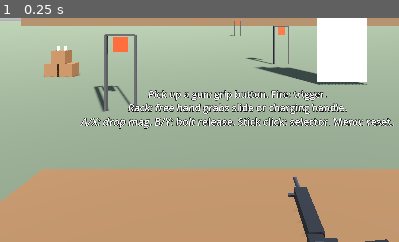
Above: before the commit, frame 1.
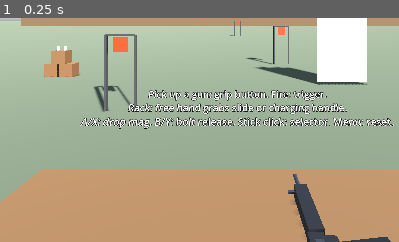
Above: after the commit, the same moment.

Repository: positive-vibezz1/VRphysicsprototypegodot
Game: Godot game, scene res://sandbox/range.tscn
The game is run twice, just before and just after one commit, with the same random seed, the same clock (stepped at 60 frames per second) and the same inputs.
Inputs:
- Up to frame 1 (0.25 s): no input
The pictures show only the part of the screen within x 20-70%, y 50-100%; the shares and areas given below are measured in that part.

The runs differ from the first frame. In frame 1, 0.5% of the frame differs, in the area x 72-98%, y 69-100%.

Commit message:
Add burst and give each gun its own recoil cues
The selector steps through semi, burst, auto and safe on B/Y and shows on
the gun. Haptics, sound and muzzle flash now follow the simulated shot and
the bolt hitting its stops.

Also fix the bolt being thrown past its stop at rest, which could leave it
out of battery and turn a trigger pull into a click.

Co-Authored-By: Claude Opus 5.5 (1M context) <noreply@anthropic.com>

Diff:
--- a/ballistics/ballistics.gd
+++ b/ballistics/ballistics.gd
@@ -86,8 +86,10 @@
 		hole.visible = true
 
 
-func play_shot(position: Vector3, impulse: float) -> void:
-	_play(_bang, position, clampf(impulse / 6.0, 0.3, 1.0))
+## Louder with recoil and sharper with muzzle pressure: 5.56 cracks, 9 mm thumps.
+func play_shot(position: Vector3, shot: GasSim.Shot) -> void:
+	var pitch := clampf(sqrt(shot.muzzle_pressure / 6.0e7), 0.6, 1.5)
+	_play(_bang, position, clampf(shot.breech_impulse / 6.5, 0.3, 1.0), pitch)
 
 
 func play_click(position: Vector3) -> void:
@@ -104,12 +106,13 @@
 		hole.visible = false
 
 
-func _play(stream: AudioStream, position: Vector3, volume: float) -> void:
+func _play(stream: AudioStream, position: Vector3, volume: float, pitch := 1.0) -> void:
 	var sound := _sounds[_next_sound]
 	_next_sound = (_next_sound + 1) % SOUND_COUNT
 	sound.stream = stream
 	sound.global_position = position
 	sound.volume_db = linear_to_db(volume)
+	sound.pitch_scale = pitch
 	sound.play()
 
 
--- a/tests/test_fire_control.gd
+++ b/tests/test_fire_control.gd
@@ -89,7 +89,6 @@
 
 
 func test_auto_fires_when_the_bolt_returns() -> void:
-	_fc.has_auto = true
 	_fc.selector = FireControl.Selector.AUTO
 	_fc.cock_now()
 	_run(2, 45.0)
@@ -97,6 +96,36 @@
 	assert_eq(_fc.hammer_state, FireControl.Hammer.AUTO_SEAR)
 	assert_eq(_fc.tick(DT, 45.0, 0.02, false), -1.0, "bolt still out of battery")
 	assert_gt(_run(2, 45.0), 0.0, "fires in battery")
+
+
+func test_burst_stops_after_its_count_until_the_trigger_resets() -> void:
+	_fc.selector = FireControl.Selector.BURST
+	_fc.cock_now()
+	var strikes := 0
+	# The bolt cycles between shots with the trigger held all the way through.
+	for shot: int in 6:
+		if _run(2, 45.0) > 0.0:
+			strikes += 1
+		_fc.tick(DT, 45.0, _fc.cock_travel, false)
+	assert_eq(strikes, _fc.burst_count)
+	assert_eq(_fc.hammer_state, FireControl.Hammer.DISCONNECTOR)
+	_run(1, 0.0)
+	assert_eq(_fc.hammer_state, FireControl.Hammer.SEAR, "reset")
+	assert_gt(_run(2, 45.0), 0.0, "next pull starts a new burst")
+
+
+func test_selector_steps_through_its_modes() -> void:
+	_fc.selector_modes = [
+		FireControl.Selector.SEMI, FireControl.Selector.BURST, FireControl.Selector.AUTO, FireControl.Selector.SAFE
+	]
+	_fc.cycle_selector()
+	assert_eq(_fc.selector, FireControl.Selector.BURST)
+	_fc.cycle_selector()
+	assert_eq(_fc.selector, FireControl.Selector.AUTO)
+	_fc.cycle_selector()
+	assert_eq(_fc.selector, FireControl.Selector.SAFE)
+	_fc.cycle_selector()
+	assert_eq(_fc.selector, FireControl.Selector.SEMI)
 
 
 func test_out_of_battery_does_not_strike() -> void:
--- a/tests/test_gun_cycle.gd
+++ b/tests/test_gun_cycle.gd
@@ -13,6 +13,12 @@
 var _hand: PhysicsHand
 var _watched: Gun
 var _furthest := 0.0
+
+
+## A dud stops a gun until it is racked, which would fail these tests at random. test_fire_control covers duds.
+func before_all() -> void:
+	(load("res://weapons/parts/cartridge_9x19.tres") as CartridgeSpec).dud_chance = 0.0
+	(load("res://weapons/parts/cartridge_556x45.tres") as CartridgeSpec).dud_chance = 0.0
 
 
 func before_each() -> void:
@@ -116,6 +122,20 @@
 	assert_eq(gun.fire_control.hammer_state, FireControl.Hammer.SEAR, "hammer recocked")
 
 
+func test_slide_does_not_twitch_after_a_shot() -> void:
+	var gun := await _spawn_held(PISTOL_SCENE)
+	await wait_physics_frames(3)
+	_trigger(gun, true)
+	await wait_physics_frames(2)
+	_trigger(gun, false)
+	await wait_physics_frames(25)
+	var furthest_forward := 0.0
+	for i: int in 180:
+		await wait_physics_frames(1)
+		furthest_forward = minf(furthest_forward, _travel(gun))
+	assert_gt(furthest_forward, -0.003, "the spring never throws it past the stop at rest")
+
+
 func test_pistol_momentum_goes_where_the_gas_says() -> void:
 	var gun := _spawn(PISTOL_SCENE)
 	await wait_physics_frames(3)
@@ -166,6 +186,48 @@
 	# One second of fire. An M4 cycles about 700 to 950 rounds a minute, 12 to 16 a second.
 	assert_between(_shots.size(), 9, 18, "shots per second")
 	assert_between(gun.mag_well.magazine.count, start - _shots.size(), start - _shots.size() + 1, "one fed per shot")
+
+
+func test_ar_burst_fires_three_per_pull() -> void:
+	var gun := await _spawn_held(AR_SCENE)
+	gun.fire_control.selector = FireControl.Selector.BURST
+	await wait_physics_frames(3)
+	_trigger(gun, true)
+	await wait_physics_frames(60)
+	assert_eq(_shots.size(), 3, "three on a held trigger")
+	_trigger(gun, false)
+	await wait_physics_frames(3)
+	_trigger(gun, true)
+	await wait_physics_frames(60)
+	assert_eq(_shots.size(), 6, "three more after a reset")
+
+
+func test_b_button_moves_the_selector_unless_the_bolt_is_locked() -> void:
+	var gun := await _spawn_held(AR_SCENE)
+	var label: Label3D = gun.frame.get_node("SelectorLabel")
+	assert_eq(label.text, "SEMI")
+	gun.press_bolt_button()
+	assert_eq(gun.fire_control.selector, FireControl.Selector.BURST)
+	assert_eq(label.text, "BURST", "the gun shows what it is set to")
+	gun.catch_engaged = true
+	gun.press_bolt_button()
+	assert_eq(gun.fire_control.selector, FireControl.Selector.BURST, "locked bolt: the button releases it")
+	assert_false(gun.catch_engaged)
+
+
+func test_pistol_has_no_selector_to_change() -> void:
+	var gun := await _spawn_held(PISTOL_SCENE)
+	gun.press_bolt_button()
+	assert_eq(gun.fire_control.selector, FireControl.Selector.SEMI)
+
+
+func test_a_shot_reports_the_bolt_hitting_its_stops() -> void:
+	var gun := await _spawn_held(AR_SCENE)
+	watch_signals(gun)
+	await wait_physics_frames(3)
+	_trigger(gun, true)
+	await wait_physics_frames(30)
+	assert_signal_emitted(gun, "bolt_stopped")
 
 
 func test_magazine_runs_dry_and_the_bolt_locks_back() -> void:
@@ -284,4 +346,4 @@
 	await wait_physics_frames(30)
 	var offset := gun.bolt.global_position - gun.frame.global_position
 	assert_lt(offset.length(), 0.3, "parts did not fly apart")
-	assert_gt(_shots.size(), 10)
+	assert_gt(_shots.size(), 8)
--- a/weapons/ar/ar.tscn
+++ b/weapons/ar/ar.tscn
@@ -91,10 +91,20 @@
 [sub_resource type="SphereShape3D" id="well_shape"]
 radius = 0.06
 
+[sub_resource type="SphereMesh" id="flash_mesh"]
+radial_segments = 8
+rings = 4
+
+[sub_resource type="StandardMaterial3D" id="flash_material"]
+shading_mode = 0
+albedo_color = Color(1, 0.75, 0.3, 1)
+
 [node name="AR" type="Node3D" node_paths=PackedStringArray("start_magazine")]
 script = ExtResource("1")
 cartridge = ExtResource("2")
 start_magazine = NodePath("Magazine")
+haptic_duration = 0.07
+haptic_frequency = 80.0
 barrel_length = 0.368
 barrel_mass = 0.0
 gas_port = SubResource("gas_port")
@@ -191,6 +201,19 @@
 
 [node name="Muzzle" type="Marker3D" parent="Frame"]
 transform = Transform3D(1, 0, 0, 0, 1, 0, 0, 0, 1, 0, 0.055, -0.528)
+
+[node name="Flash" type="MeshInstance3D" parent="Frame/Muzzle"]
+visible = false
+cast_shadow = 0
+mesh = SubResource("flash_mesh")
+surface_material_override/0 = SubResource("flash_material")
+
+[node name="SelectorLabel" type="Label3D" parent="Frame"]
+transform = Transform3D(1, 0, 0, 0, 1, 0, 0, 0, 1, -0.04, 0.1, 0.03)
+pixel_size = 0.0005
+text = "SEMI"
+font_size = 40
+outline_size = 8
 
 [node name="MagWell" type="Area3D" parent="Frame"]
 transform = Transform3D(1, 0, 0, 0, 0.990268, -0.139173, 0, 0.139173, 0.990268, 0, 0.02, -0.115)
@@ -280,12 +303,13 @@
 angular_limit_y/enabled = false
 angular_limit_z/enabled = false
 
-[node name="FireControl" type="Node" parent="." node_paths=PackedStringArray("trigger_visual", "selector_visual")]
+[node name="FireControl" type="Node" parent="." node_paths=PackedStringArray("trigger_visual", "selector_visual", "selector_label")]
 script = ExtResource("3")
 trigger_visual = NodePath("../Frame/TriggerPivot")
 selector_visual = NodePath("../Frame/SelectorPivot")
+selector_label = NodePath("../Frame/SelectorLabel")
+selector_modes = Array[int]([1, 2, 3, 0])
 break_force = 30.0
-has_auto = true
 hammer_inertia = 5.8e-06
 mainspring_preload = 1.1
 mainspring_rate = 0.5
--- a/weapons/gun.gd
+++ b/weapons/gun.gd
@@ -8,15 +8,24 @@
 
 signal shot_fired(shot: GasSim.Shot, strike_energy: float)
 signal misfired(strike_energy: float)
+## The bolt slammed into a stop, with this impulse in N s.
+signal bolt_stopped(impulse: float)
+## The frame touched something, at this speed in m/s.
+signal surface_hit(speed: float)
 
 enum Chamber { EMPTY, LIVE, SPENT }
 
 ## Bolt counts as locked in battery within this distance of its rest position.
 const BATTERY_TOLERANCE := 0.0015
+## A bolt stop below this is too soft to feel or hear.
+const FELT_STOP_IMPULSE := 0.15
 
 @export var cartridge: CartridgeSpec
 @export var start_chambered := true
 @export var start_magazine: Magazine
+## How a shot comes through the controller: a pistol is a short sharp snap, a rifle a longer deeper shove.
+@export var haptic_duration := 0.03
+@export var haptic_frequency := 180.0
 
 @export_group("Barrel")
 @export var barrel_length := 0.114
@@ -55,6 +64,7 @@
 @onready var muzzle: Node3D = $Frame/Muzzle
 @onready var ejection_port: Node3D = $Bolt/EjectionPort
 @onready var grip: GrabPoint = $Frame/Grip
+@onready var _flash: Node3D = $Frame/Muzzle/Flash
 
 var _rail: Rail
 var _handle_rail: Rail
@@ -62,6 +72,7 @@
 var _rng := RandomNumberGenerator.new()
 var _past_eject := false
 var _past_feed := false
+var _short_of_catch := true
 var _support_points: Array[GrabPoint] = []
 
 
@@ -77,6 +88,9 @@
 				if child is GrabPoint and child != grip:
 					_support_points.append(child)
 					child.enabled = false
+	frame.contact_monitor = true
+	frame.max_contacts_reported = 2
+	frame.body_entered.connect(_on_frame_touched)
 	if start_magazine:
 		mag_well.seat(start_magazine)
 	if start_chambered:
@@ -87,6 +101,7 @@
 func _physics_process(delta: float) -> void:
 	if frame.sleeping and bolt.sleeping:
 		return
+	_flash.visible = false
 	mag_well.tick()
 	_rail.frame_mass = _supported_mass()
 	_rail.update()
@@ -99,12 +114,26 @@
 		_strike(strike)
 
 	_rail.apply(delta)
+	if _rail.last_stop_impulse > FELT_STOP_IMPULSE:
+		bolt_stopped.emit(_rail.last_stop_impulse)
+		Ballistics.pool.play_click(frame.global_position)
 	if _handle_rail:
 		_handle_rail.apply(delta)
 
 
 func release_magazine() -> void:
 	mag_well.release()
+
+
+## The B/Y button: sends a locked back bolt home, otherwise moves the selector.
+func press_bolt_button() -> void:
+	if catch_engaged:
+		release_bolt()
+	elif fire_control.selector_modes.size() > 1:
+		fire_control.cycle_selector()
+	else:
+		return
+	Ballistics.pool.play_click(frame.global_position)
 
 
 func release_bolt() -> void:
@@ -183,10 +212,11 @@
 			_rail.take_energy(feed_work)
 
 	# The follower of an empty magazine lifts the catch into the bolt's path.
-	if magazine and magazine.count == 0 and travel >= catch_travel and _rail.velocity > 0.0:
+	if magazine and magazine.count == 0 and travel >= catch_travel and _short_of_catch:
 		catch_engaged = true
 	elif catch_engaged and travel > catch_travel + 0.003 and not (magazine and magazine.count == 0):
 		catch_engaged = false
+	_short_of_catch = travel < catch_travel
 	_rail.set_front_stop(catch_travel if catch_engaged else 0.0)
 
 
@@ -216,8 +246,15 @@
 		frame.apply_impulse(rear * _shot.breech_impulse * (1.0 - slide_share), bore_offset)
 
 	Ballistics.pool.fire_bullet(cartridge, muzzle.global_position, muzzle_velocity - rear * _shot.muzzle_velocity)
-	Ballistics.pool.play_shot(muzzle.global_position, _shot.breech_impulse)
+	Ballistics.pool.play_shot(muzzle.global_position, _shot)
+	# The muzzle blast grows with the pressure still behind the bullet when it leaves.
+	_flash.visible = true
+	_flash.scale = Vector3.ONE * 0.03 * sqrt(_shot.muzzle_pressure / 3.0e7)
 	shot_fired.emit(_shot, energy)
+
+
+func _on_frame_touched(_body: Node) -> void:
+	surface_hit.emit(frame.linear_velocity.length())
 
 
 func _eject() -> void:
--- a/weapons/parts/fire_control.gd
+++ b/weapons/parts/fire_control.gd
@@ -6,7 +6,7 @@
 ## cross its whole arc in one tick (omega * dt well above 2), so they are integrated here in sub-steps with
 ## the real spring torque, and the pin strike is the elastic collision of the hammer and the pin.
 
-enum Selector { SAFE, SEMI, AUTO }
+enum Selector { SAFE, SEMI, BURST, AUTO }
 enum Hammer { DOWN, SEAR, DISCONNECTOR, AUTO_SEAR, FALLING }
 
 ## 50 us: the hammer falls in about 2 to 4 ms, so about 60 steps per fall.
@@ -15,6 +15,11 @@
 @export var hammer_visual: Node3D
 @export var trigger_visual: Node3D
 @export var selector_visual: Node3D
+@export var selector_label: Label3D
+## Positions the selector steps through, in order.
+@export var selector_modes: Array[Selector] = [Selector.SEMI]
+## Rounds per trigger pull on burst.
+@export var burst_count := 3
 
 @export_group("Trigger")
 ## Finger force below this does not move the trigger.
@@ -27,7 +32,6 @@
 @export var reset_travel := 0.0025
 ## Pull weight at the sear: 25 N is about 5.5 lb.
 @export var break_force := 25.0
-@export var has_auto := false
 
 @export_group("Hammer")
 ## About 20 g at 18 mm from the pivot.
@@ -57,6 +61,12 @@
 ## Energy the bolt spent pushing the hammer back during the last tick.
 var cock_work := 0.0
 
+var _burst_left := 0
+
+
+func _ready() -> void:
+	_show_selector()
+
 
 ## Advances one tick. Returns the pin energy at the primer if the pin struck this tick, otherwise -1.
 func tick(delta: float, finger_force: float, bolt_travel: float, in_battery: bool) -> float:
@@ -79,15 +89,8 @@
 
 
 func cycle_selector() -> void:
-	match selector:
-		Selector.SAFE:
-			selector = Selector.SEMI
-		Selector.SEMI:
-			selector = Selector.AUTO if has_auto else Selector.SAFE
-		Selector.AUTO:
-			selector = Selector.SAFE
-	if selector_visual:
-		selector_visual.rotation.x = deg_to_rad(float(selector) * 60.0)
+	selector = selector_modes[(selector_modes.find(selector) + 1) % selector_modes.size()]
+	_show_selector()
 
 
 ## Energy stored in the mainspring at a hammer angle, above the hammer down position.
@@ -114,7 +117,7 @@
 		if cam >= cocked_angle:
 			if not trigger_pulled:
 				hammer_state = Hammer.SEAR
-			elif selector == Selector.AUTO:
+			elif selector == Selector.AUTO or (selector == Selector.BURST and _burst_left > 0):
 				hammer_state = Hammer.AUTO_SEAR
 			else:
 				hammer_state = Hammer.DISCONNECTOR
@@ -130,6 +133,7 @@
 	var travel := clampf((finger_force - trigger_preload) / trigger_rate, 0.0, travel_limit)
 	if not safe and hammer_state == Hammer.SEAR and finger_force >= break_force:
 		hammer_state = Hammer.FALLING
+		_burst_left = burst_count - 1
 		travel = total_travel
 	trigger_travel = travel
 	if travel > take_up_travel:
@@ -146,6 +150,14 @@
 				hammer_state = Hammer.SEAR
 			elif in_battery:
 				hammer_state = Hammer.FALLING
+				_burst_left -= 1
+
+
+func _show_selector() -> void:
+	if selector_visual:
+		selector_visual.rotation.x = deg_to_rad(float(selector) * 45.0)
+	if selector_label:
+		selector_label.text = Selector.keys()[selector]
 
 
 func _fall(delta: float, bolt_travel: float, in_battery: bool) -> float:
--- a/weapons/parts/rail.gd
+++ b/weapons/parts/rail.gd
@@ -7,8 +7,11 @@
 ## approach is slowed here to land on the stop, as equal and opposite impulses on the bolt and the frame. The
 ## momentum goes into the frame at the rail either way, and that is what makes the frame kick.
 
-## Closer than this to a stop, the joint limit handles the contact alone.
-const STOP_MARGIN := 0.0005
+## Slower than this into a stop is a part resting on it, not an impact.
+const IMPACT_SPEED := 0.3
+const SETTLE_GAP := 0.001
+## Jolt measures travel a hair differently, so stops are predicted this far past them too.
+const STOP_BAND := 0.0005
 
 var frame: RigidBody3D
 var body: RigidBody3D
@@ -19,11 +22,14 @@
 var rate := 0.0
 var front_stop := 0.0
 var rear_stop := 0.0
+## Impulse of the stop this part ran into during the last tick, for haptics and sound.
+var last_stop_impulse := 0.0
 ## Rearward travel from the rest position, and its speed relative to the frame.
 var travel := 0.0
 var velocity := 0.0
 
 var _rest_z := 0.0
+var _previous_travel := 0.0
 
 
 func _init(
@@ -65,14 +71,27 @@
 	var offset := body.global_position - frame.global_position
 	var force := preload_force + rate * travel
 	var inverse_mass := 1.0 / body.mass + 1.0 / frame_mass
-	var coasting := velocity - force * inverse_mass * delta
+	# The part's own weight along the rail counts too, or a gun pointing up would hold its bolt out of battery.
+	var weight := body.get_gravity().dot(axis) * body.gravity_scale
+	var coasting := velocity + (weight - force * inverse_mass) * delta
 	var next := travel + coasting * delta
 
 	var wanted := coasting
-	if next > rear_stop and travel < rear_stop - STOP_MARGIN:
-		wanted = (rear_stop - travel) / delta
-	elif next < front_stop and travel > front_stop + STOP_MARGIN:
-		wanted = (front_stop - travel) / delta
+	# Past a stop the joint limit is active and handles it alone. Short of one the limit is off, so even a part
+	# a hair off its stop needs this, or the spring throws it through the stop for a whole tick.
+	if next > rear_stop and travel < rear_stop + STOP_BAND:
+		wanted = _landing_speed(maxf(rear_stop - travel, 0.0), delta)
+	elif next < front_stop and travel > front_stop - STOP_BAND:
+		wanted = _landing_speed(minf(front_stop - travel, 0.0), delta)
+
+	last_stop_impulse = 0.0
+	if absf(velocity) > IMPACT_SPEED:
+		if wanted != coasting:
+			last_stop_impulse = absf(velocity - wanted) / inverse_mass
+		elif (travel >= rear_stop and _previous_travel < rear_stop) or (travel <= front_stop and _previous_travel > front_stop):
+			# Came in faster than predicted and the joint limit caught it.
+			last_stop_impulse = absf(velocity) / inverse_mass
+	_previous_travel = travel
 	if wanted != coasting:
 		var impulse := axis * (wanted - coasting) / inverse_mass
 		body.apply_central_impulse(impulse)
@@ -80,6 +99,14 @@
 
 	body.apply_central_force(-axis * force)
 	frame.apply_force(axis * force, offset)
+
+
+## Speed that covers a gap to a stop in one tick. The last millimeter closes at half that: the frame's real
+## inertia isn't known exactly here, and a full correction every tick would buzz.
+func _landing_speed(gap: float, delta: float) -> float:
+	if absf(gap) < SETTLE_GAP and absf(velocity) < IMPACT_SPEED:
+		return 0.5 * gap / delta
+	return gap / delta
 
 
 ## Removes energy from the moving part, such as cocking the hammer or stripping a round. The reaction goes
--- a/weapons/pistol/pistol.tscn
+++ b/weapons/pistol/pistol.tscn
@@ -51,6 +51,14 @@
 
 [sub_resource type="SphereShape3D" id="well_shape"]
 radius = 0.05
+
+[sub_resource type="SphereMesh" id="flash_mesh"]
+radial_segments = 8
+rings = 4
+
+[sub_resource type="StandardMaterial3D" id="flash_material"]
+shading_mode = 0
+albedo_color = Color(1, 0.75, 0.3, 1)
 
 [node name="Pistol" type="Node3D" node_paths=PackedStringArray("start_magazine")]
 script = ExtResource("1")
@@ -106,6 +114,12 @@
 
 [node name="Muzzle" type="Marker3D" parent="Frame"]
 transform = Transform3D(1, 0, 0, 0, 1, 0, 0, 0, 1, 0, 0.045, -0.128)
+
+[node name="Flash" type="MeshInstance3D" parent="Frame/Muzzle"]
+visible = false
+cast_shadow = 0
+mesh = SubResource("flash_mesh")
+surface_material_override/0 = SubResource("flash_material")
 
 [node name="MagWell" type="Area3D" parent="Frame"]
 transform = Transform3D(1, 0, 0, 0, 0.951057, 0.309017, 0, -0.309017, 0.951057, 0, 0.012, 0.0027)
